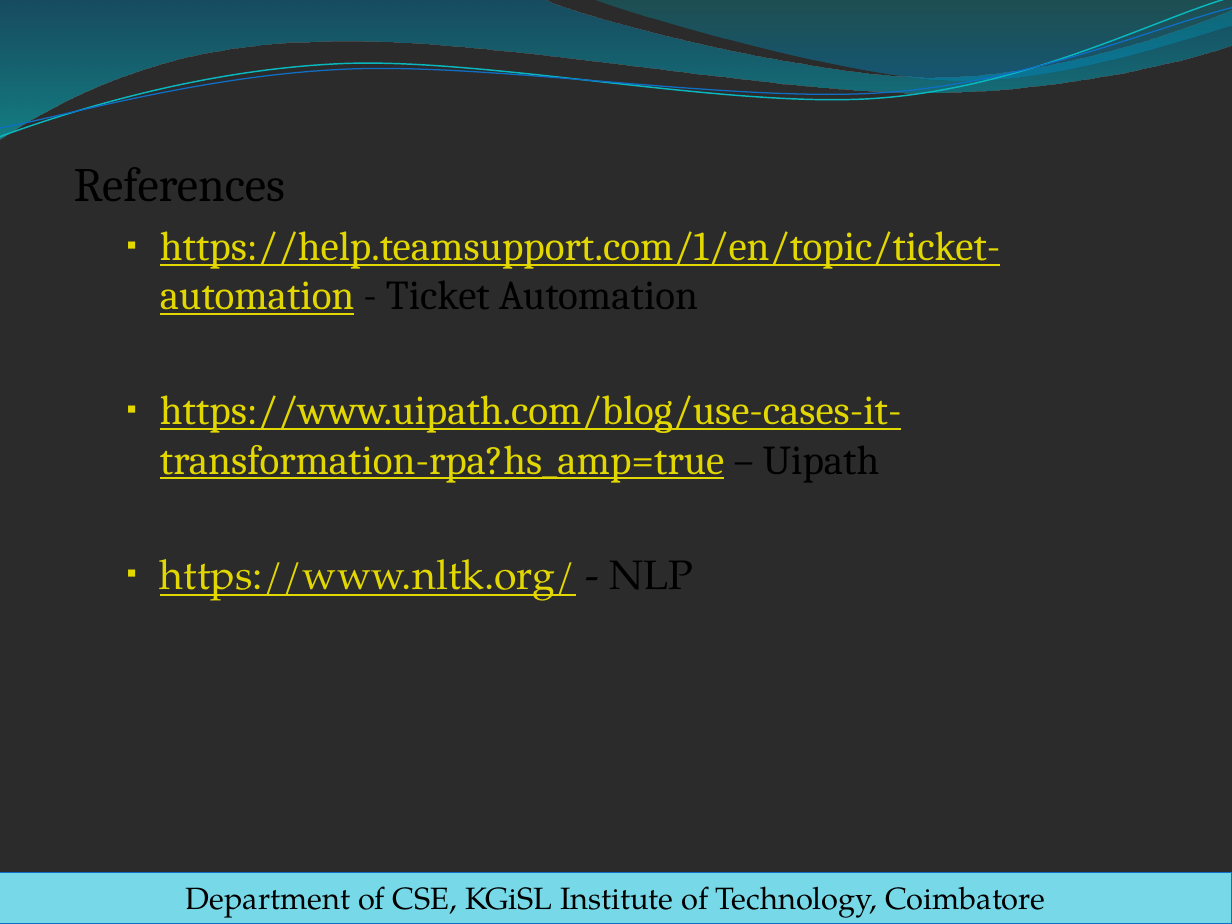
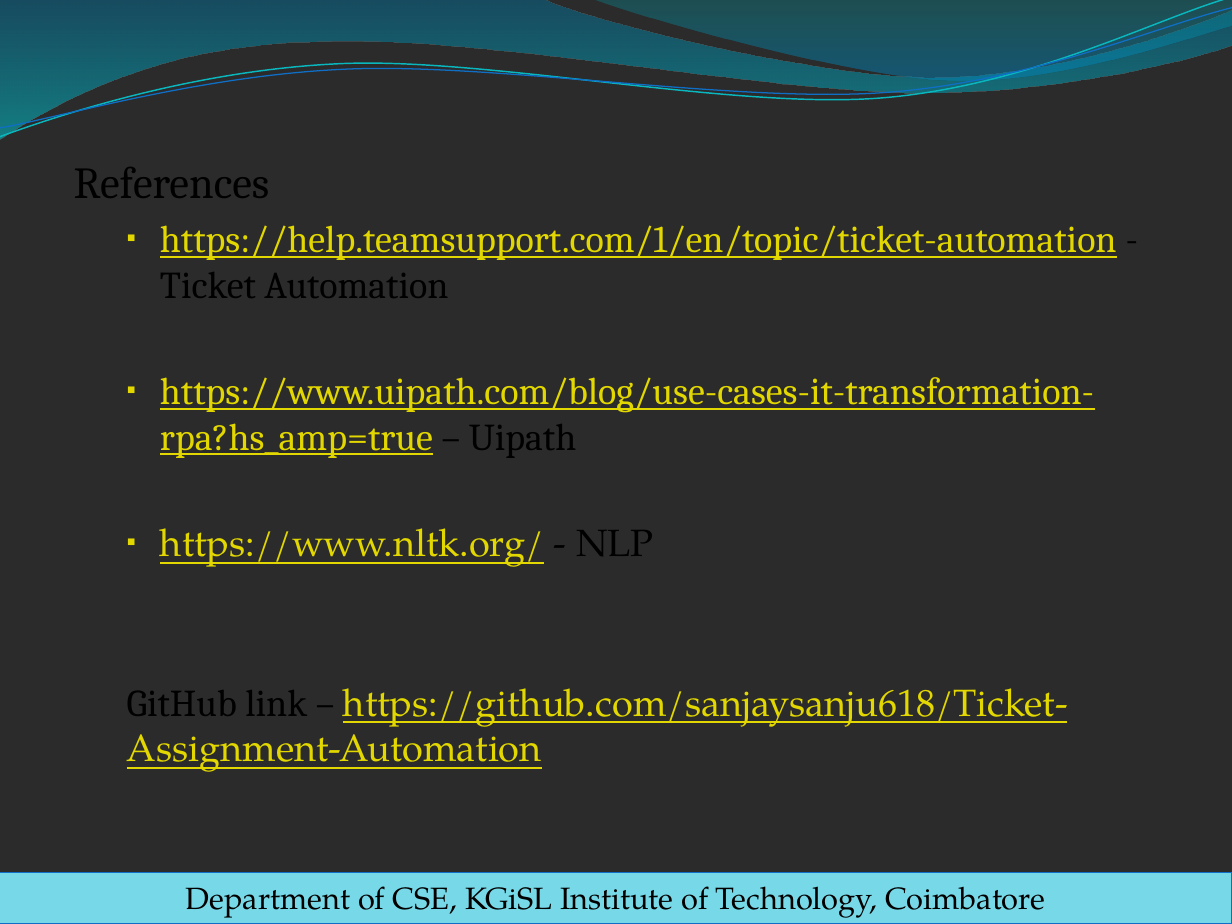
Before and after one commit to sanjay-rb/Ticket-Assignment-Automation, a slide deck: slide 33 of Ticket_Automation/WS/Docs/PPT/final_review_template.pptx. Drawn at 1232x924 pixels with LibreOffice and Linux fonts; fonts in the diff are those of the drawing; background and template pictures are left out; a plain dark background stands for a picture behind light text. Boxes give left, top, right and bottom in pixels: in the first picture for what was removed or moved away, otherwise in the second. Text is boxed around its words. In the diff, an @@ line names an element or a change of style, - is before the commit and + after.

```diff
--- a/Ticket_Automation/WS/Docs/PPT/final_review_template.pptx
+++ b/Ticket_Automation/WS/Docs/PPT/final_review_template.pptx
@@ text at (74, 167, 1117, 567): size 28 to 25.9 pt in "References"; size 24 to 22.2 pt in "https://help.teamsupport.com/1/en/topic/ticket-automation -  ...", "https://www.uipath.com/blog/use-cases-it-transformation-rpa? ...", "https://www.nltk.org/ - NLP" @@
@@ text at (127, 688, 1068, 727): paragraph added @@
+  GitHub link – https://github.com/sanjaysanju618/Ticket-Assignment-Automation
```
Also in this commit, not shown: 4 other slides changed, 10 other files.
